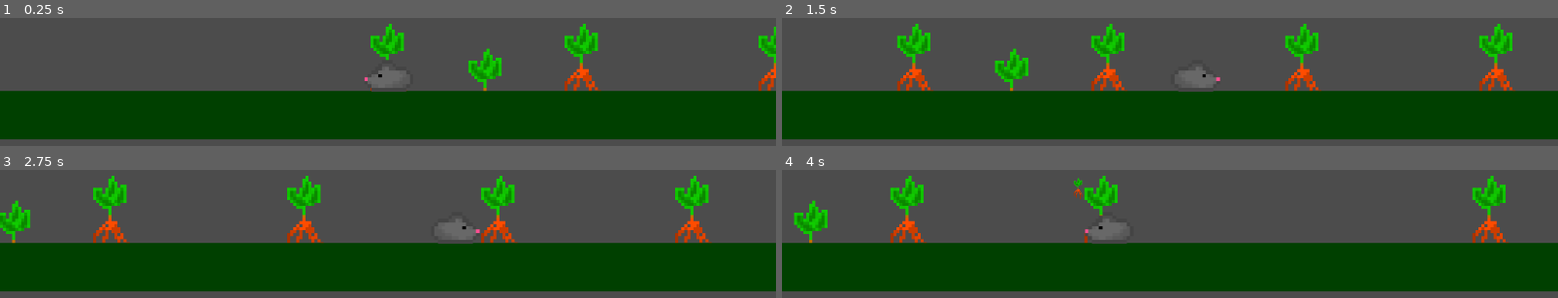
Above: before the commit, frames 1-4 (two rows, left to right).
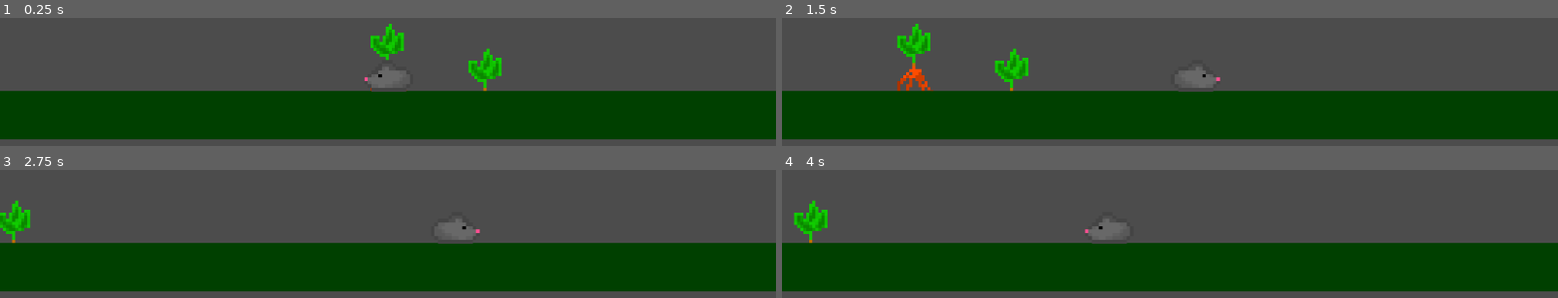
Above: after the commit, the same moments.

Repository: EndersteveGamer/GGJ-2023
Game: Godot game, scene res://Scene/Game.tscn
The game is run twice, just before and just after one commit, with the same random seed, the same clock (stepped at 60 frames per second) and the same inputs.
Inputs:
- Up to frame 1 (0.25 s): no input
- Up to frame 2 (1.5 s): tap Enter at 0.5 s; hold Right (ui_right) 0.53-1.28 s; hold Down (ui_down) from 1.28 s (still down)
- Up to frame 3 (2.75 s): release Down (ui_down) at 2.03 s; hold Right (ui_right) from 2.03 s (still down)
- Up to frame 4 (4 s): release Right (ui_right) at 2.78 s; hold Up (ui_up) 2.78-3.53 s; hold Left (ui_left) from 3.53 s (still down)

The runs differ from the first frame. In frame 1, 1.7% of the frame differs, in the area x 72-100%, y 4-57%; in frame 2, 3.3%; in frame 3, 4.5%, in the area x 12-92%, y 4-57%; in frame 4, 3.1%.

Commit message:
Plant grid fix

Diff:
--- a/The Other Godot Project/Script/Game.gd
+++ b/The Other Godot Project/Script/Game.gd
@@ -14,12 +14,15 @@
 	return x*gridWidth
 
 func gridStick(what):
+	what.index=pointToGrid(what.position.x)
 	what.position.x=gridToPoint(what.index)
 
 func stickToGrid(x):
-	gridGet(x).position.x=pointToGrid(gridGet(x).position.x)
+	var what=gridGet(x)
+	what.position.x=pointToGrid(what.position.x)
 
 func gridGet(x):
+	print("index is "+str(x))
 	return grid[x]
 
 func gridHas(x):
